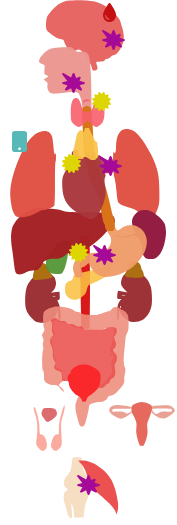
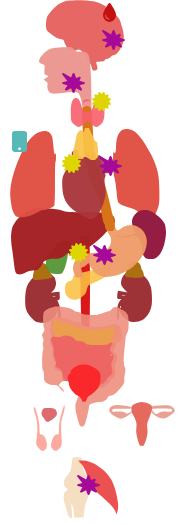
Layers edited between the first and the second 177×525 image:
pixels changed over 12, 14, 124, 388 (layer not identified)
